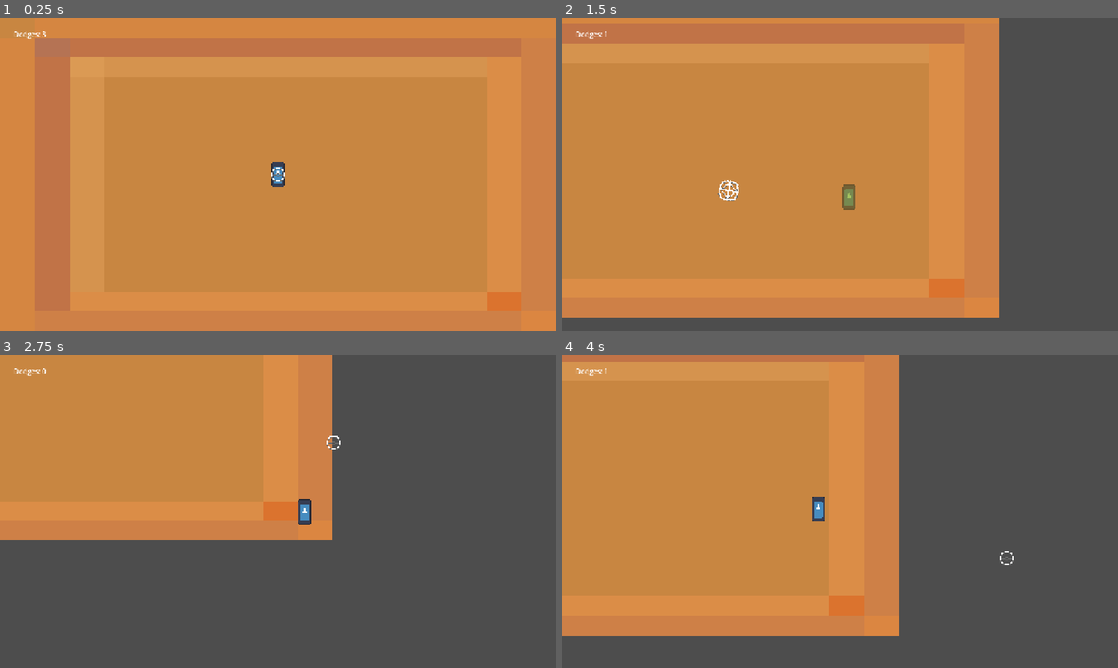
Above: before the commit, frames 1-4 (two rows, left to right).
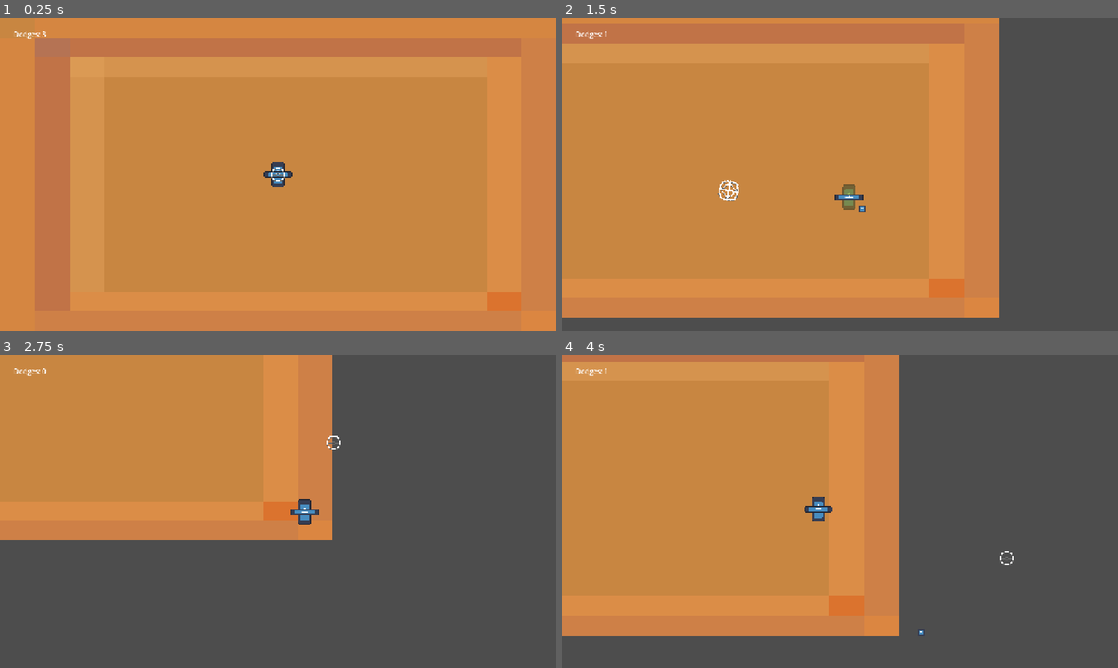
Above: after the commit, the same moments.

Repository: krockiedev/godotprojects
Game: Godot game, scene res://scenes/map.tscn
The game is run twice, just before and just after one commit, with the same random seed, the same clock (stepped at 60 frames per second) and the same inputs. The engine's default icon, where the game draws it, is replaced by a stand-in: a white triangle on a blue panel in a dark square.
Inputs (mouse positions are in pixels of both pictures, inside the frame that each line leads up to):
- Up to frame 1 (0.25 s): no input
- Up to frame 2 (1.5 s): tap Enter at 0.5 s; move the mouse to (962, 158) at 0.52 s; hold D (right) 0.53-1.28 s; right-click (962, 158) at 0.6 s; click (962, 158) at 0.67 s; move the mouse to (728, 190) at 1.27 s; hold S (down) from 1.28 s (still down); right-click (728, 190) at 1.35 s; click (728, 190) at 1.42 s
- Up to frame 3 (2.75 s): move the mouse to (333, 442) at 2.02 s; release S (down) at 2.03 s; hold D (right) from 2.03 s (still down); right-click (333, 442) at 2.1 s; click (333, 442) at 2.17 s
- Up to frame 4 (4 s): move the mouse to (812, 574) at 2.77 s; release D (right) at 2.78 s; hold W (up) 2.78-3.53 s; right-click (812, 574) at 2.85 s; click (812, 574) at 2.92 s; move the mouse to (1006, 558) at 3.52 s; hold A (left) from 3.53 s (still down); right-click (1006, 558) at 3.6 s; click (1006, 558) at 3.67 s

The runs differ from the first frame. In frame 1, less than 0.1% of the frame differs, in the area x 47-53%, y 48-52%; in frame 2, 0.1%, in the area x 49-55%, y 56-62%; in frame 3, less than 0.1%; in frame 4, 0.1%.

Commit message:
Gun Mechanic
Added simple gun mechanic with no trig for shooting yet.

Diff:
--- /dev/null
+++ b/gungeon-like/gun.gd
@@ -0,0 +1,22 @@
+extends Node2D
+
+const BULLET = preload("uid://k8vfwj2jmo27")
+
+var playernode
+
+func _ready() -> void:
+	playernode = get_parent()
+
+func _unhandled_input(event: InputEvent) -> void:
+	if event is InputEventMouseButton:
+		if event.button_index == MOUSE_BUTTON_LEFT and event.pressed:
+			if playernode.can_shoot:
+				var map_node = get_tree().get_first_node_in_group("bullets")
+				var bullet_instance = BULLET.instantiate()
+				bullet_instance.direction = Vector2(0.2,0.4)
+				bullet_instance.position = playernode.position
+				map_node.add_child(bullet_instance)
+				print("YOYOYO")
+				playernode.shoot()
+			else:
+				playernode.blank()
--- a/gungeon-like/project.godot
+++ b/gungeon-like/project.godot
@@ -24,6 +24,7 @@
 [global_group]
 
 player="Main Player "
+bullets=""
 
 [input]
 
--- /dev/null
+++ b/gungeon-like/scenes/bullet.gd
@@ -0,0 +1,16 @@
+extends Area2D
+
+@export var SPEED : float = 1000
+@export var direction: Vector2 = Vector2.LEFT
+
+func _physics_process(delta: float) -> void:
+	position += direction.normalized() * SPEED * delta
+
+func screen_exitted() -> void:
+	print("Vat da Helly")
+	var tween_out = get_tree().create_tween()
+	tween_out.tween_property(self, "modulate", Color(1,1,1,0),0.5)\
+	.set_trans(Tween.TRANS_LINEAR)
+	await tween_out.finished
+
+	queue_free()
--- /dev/null
+++ b/gungeon-like/scenes/bullet.tscn
@@ -0,0 +1,20 @@
+[gd_scene format=3 uid="uid://k8vfwj2jmo27"]
+
+[ext_resource type="Script" uid="uid://dmhafh62sk5rv" path="res://scenes/bullet.gd" id="1_mkf8s"]
+[ext_resource type="Texture2D" uid="uid://b8djflycqlkac" path="res://icon.svg" id="2_y25gk"]
+
+[sub_resource type="CircleShape2D" id="CircleShape2D_y25gk"]
+
+[node name="Bullet" type="Area2D" unique_id=92006888]
+script = ExtResource("1_mkf8s")
+
+[node name="CollisionShape2D" type="CollisionShape2D" parent="." unique_id=1720007707]
+shape = SubResource("CircleShape2D_y25gk")
+
+[node name="VisibleOnScreenNotifier2D" type="VisibleOnScreenNotifier2D" parent="." unique_id=2126697240]
+
+[node name="Sprite2D" type="Sprite2D" parent="." unique_id=1332932865]
+scale = Vector2(0.125, 0.125)
+texture = ExtResource("2_y25gk")
+
+[connection signal="screen_exited" from="VisibleOnScreenNotifier2D" to="." method="screen_exitted"]
--- /dev/null
+++ b/gungeon-like/scenes/gun.tscn
@@ -0,0 +1,11 @@
+[gd_scene format=3 uid="uid://calb8a1mv0spl"]
+
+[ext_resource type="Script" uid="uid://dnf2gdavufc0h" path="res://gun.gd" id="1_og67c"]
+[ext_resource type="Texture2D" uid="uid://b8djflycqlkac" path="res://icon.svg" id="2_gp1hk"]
+
+[node name="Gun" type="Node2D" unique_id=1019589114]
+script = ExtResource("1_og67c")
+
+[node name="Sprite2D" type="Sprite2D" parent="." unique_id=801726175]
+scale = Vector2(0.515625, 0.10546875)
+texture = ExtResource("2_gp1hk")
--- a/gungeon-like/scenes/map.tscn
+++ b/gungeon-like/scenes/map.tscn
@@ -233,3 +233,5 @@
 position = Vector2(1296, 360)
 script = SubResource("GDScript_2klcf")
 zone_size = Vector2(30, 720)
+
+[node name="Projectiles" type="Node2D" parent="." unique_id=1061393597 groups=["bullets"]]
--- a/gungeon-like/scenes/player.gd
+++ b/gungeon-like/scenes/player.gd
@@ -29,18 +29,9 @@
 	Input.mouse_mode = Input.MOUSE_MODE_CONFINED_HIDDEN
 	dodge_timer.timeout.connect(on_dodge_finished)
 
-func _unhandled_input(event: InputEvent) -> void:
-	if event is InputEventMouseButton:
-		if event.button_index == MOUSE_BUTTON_LEFT and event.pressed:
-			if can_shoot:
-				shoot()
-			else:
-				blank()
-
 func shoot():
 	var crosshair_tween
 	crosshair.play("shoot")
-
 	if crosshair_tween and crosshair_tween.is_valid():
 		crosshair_tween.kill()
 
--- a/gungeon-like/scenes/player.tscn
+++ b/gungeon-like/scenes/player.tscn
@@ -3,6 +3,7 @@
 [ext_resource type="Texture2D" uid="uid://b8djflycqlkac" path="res://icon.svg" id="1_3vyb7"]
 [ext_resource type="Script" uid="uid://dcrnvs0dsvkkd" path="res://scenes/player.gd" id="1_g2els"]
 [ext_resource type="Texture2D" uid="uid://exyobquhke2p" path="res://assets/Crosshair.png" id="3_qhqgy"]
+[ext_resource type="PackedScene" uid="uid://calb8a1mv0spl" path="res://scenes/gun.tscn" id="4_dqkch"]
 
 [sub_resource type="CapsuleShape2D" id="CapsuleShape2D_g2els"]
 radius = 16.0
@@ -96,3 +97,5 @@
 
 [node name="Fatigue" type="Timer" parent="." unique_id=991159673]
 one_shot = true
+
+[node name="Gun" parent="." unique_id=1019589114 instance=ExtResource("4_dqkch")]
Not shown, added: gungeon-like/gun.gd.uid
Not shown, added: gungeon-like/scenes/bullet.gd.uid
